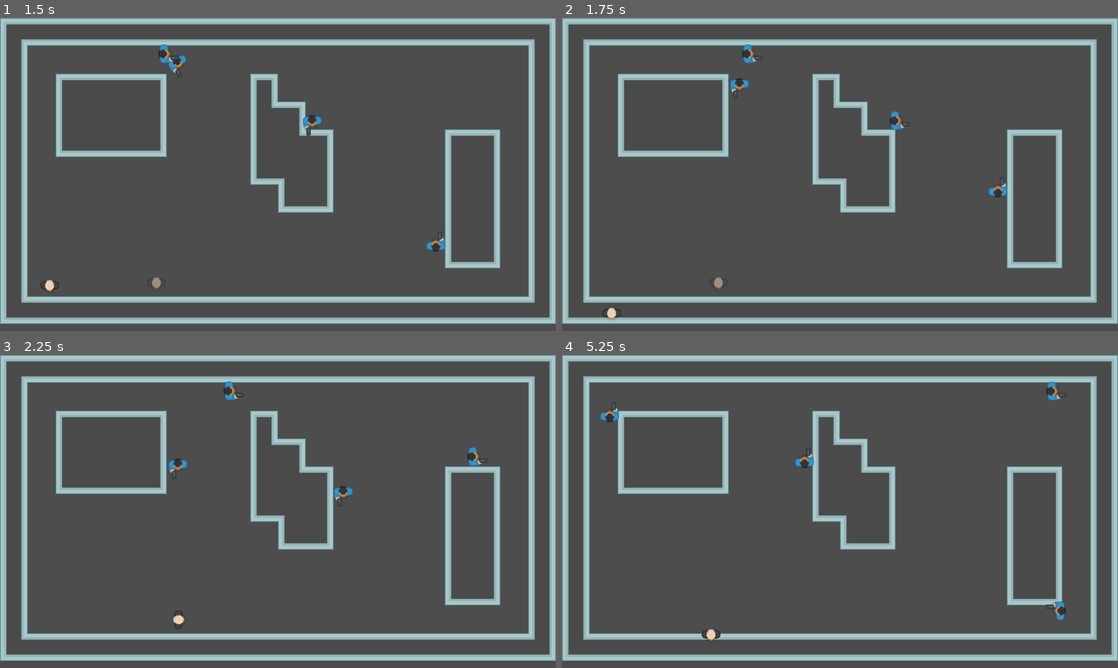
Above: before the commit, frames 1-4 (two rows, left to right).
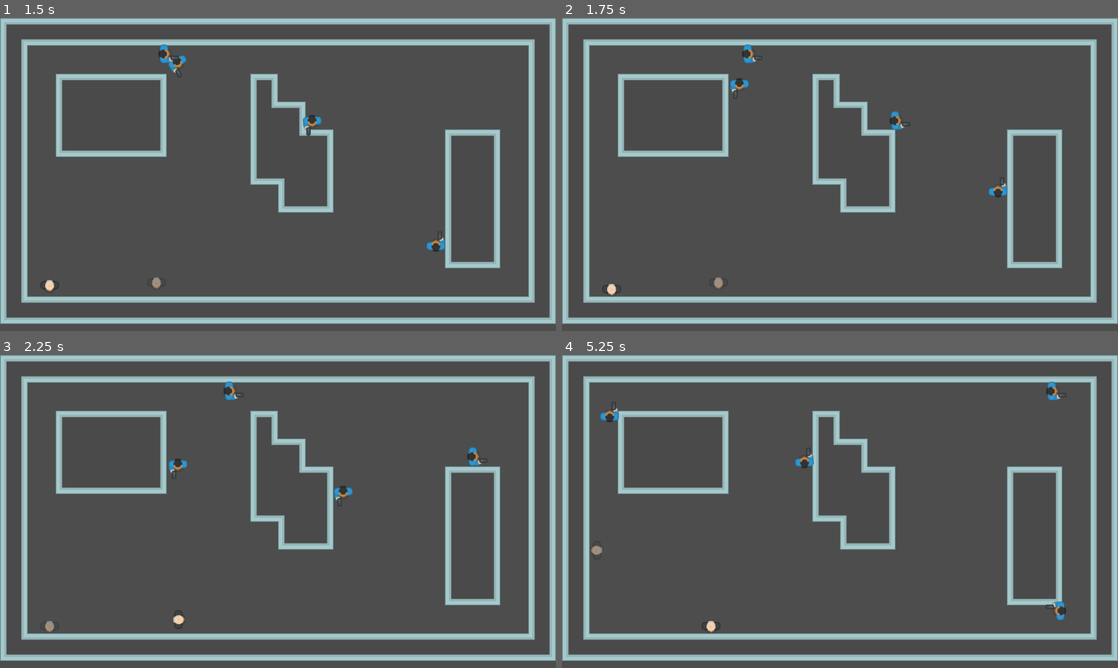
Above: after the commit, the same moments.

Repository: stesim/stammheim
Game: Godot game, scene res://sandbox.tscn
Two runs of this game, one before a commit and one after it. Both use one fixed random seed, a clock stepped at 60 frames per second and the inputs below.
Inputs:
- Up to frame 1 (1.5 s): hold D (move_right) 0.53-1.28 s; hold Tab (switch_character) 0.53-1.28 s; hold S (move_down) from 1.28 s (still down); tap Tab (switch_character) at 1.35 s
- Up to frame 2 (1.75 s): keep holding S (move_down)
- Up to frame 3 (2.25 s): release S (move_down) at 2.03 s; hold D (move_right) from 2.03 s (still down); hold Tab (switch_character) from 2.03 s (still down)
- Up to frame 4 (5.25 s): release D (move_right) at 2.78 s; release Tab (switch_character) at 2.78 s; hold W (move_up) 2.78-3.53 s; tap Tab (switch_character) at 2.85, 4.35 s; hold Tab (switch_character) 3.53-4.28 s; hold A (move_left) 3.53-5.03 s; hold S (move_down) from 5.03 s (still down); hold Tab (switch_character) from 5.03 s (still down)

Frame 1 is identical in both runs. In frame 2, 0.1% of the frame differs, in the area x 7-11%, y 84-97%; in frame 3, less than 0.1%; in frame 4, 0.2%, in the area x 5-29%, y 60-92%.

Commit message:
added collision to level tile set

Diff:
--- a/level_tile_set.tres
+++ b/level_tile_set.tres
@@ -9,16 +9,27 @@
 9:10/0 = 0
 9:10/0/terrain_set = 0
 9:10/0/terrain = 0
+9:10/0/physics_layer_0/linear_velocity = Vector2(0, 0)
+9:10/0/physics_layer_0/angular_velocity = 0.0
+9:10/0/physics_layer_0/polygon_0/points = PackedVector2Array(-32, -32, 32, -32, 32, -17, -17, -17, -17, 32, -32, 32)
+9:10/0/physics_layer_0/polygon_1/points = PackedVector2Array(17, 17, 17, 32, 32, 32, 32, 17)
 9:10/0/terrains_peering_bit/right_side = 0
 9:10/0/terrains_peering_bit/bottom_side = 0
 9:11/0 = 0
 9:11/0/terrain_set = 0
 9:11/0/terrain = 0
+9:11/0/physics_layer_0/linear_velocity = Vector2(0, 0)
+9:11/0/physics_layer_0/angular_velocity = 0.0
+9:11/0/physics_layer_0/polygon_0/points = PackedVector2Array(-32, 32, 32, 32, 32, 17, -17, 17, -17, -32, -32, -32)
+9:11/0/physics_layer_0/polygon_1/points = PackedVector2Array(17, -17, 17, -32, 32, -32, 32, -17)
 9:11/0/terrains_peering_bit/right_side = 0
 9:11/0/terrains_peering_bit/top_side = 0
 9:12/0 = 0
 9:12/0/terrain_set = 0
 9:12/0/terrain = 0
+9:12/0/physics_layer_0/linear_velocity = Vector2(0, 0)
+9:12/0/physics_layer_0/angular_velocity = 0.0
+9:12/0/physics_layer_0/polygon_0/points = PackedVector2Array(32, 17, 32, 32, 17, 32, 17, 17)
 9:12/0/terrains_peering_bit/right_side = 0
 9:12/0/terrains_peering_bit/bottom_side = 0
 9:12/0/terrains_peering_bit/bottom_left_corner = 0
@@ -29,6 +40,9 @@
 9:13/0 = 0
 9:13/0/terrain_set = 0
 9:13/0/terrain = 0
+9:13/0/physics_layer_0/linear_velocity = Vector2(0, 0)
+9:13/0/physics_layer_0/angular_velocity = 0.0
+9:13/0/physics_layer_0/polygon_0/points = PackedVector2Array(17, -32, 32, -32, 32, -17, 17, -17)
 9:13/0/terrains_peering_bit/right_side = 0
 9:13/0/terrains_peering_bit/bottom_right_corner = 0
 9:13/0/terrains_peering_bit/bottom_side = 0
@@ -39,6 +53,9 @@
 10:13/0 = 0
 10:13/0/terrain_set = 0
 10:13/0/terrain = 0
+10:13/0/physics_layer_0/linear_velocity = Vector2(0, 0)
+10:13/0/physics_layer_0/angular_velocity = 0.0
+10:13/0/physics_layer_0/polygon_0/points = PackedVector2Array(-32, -17, -32, -32, -17, -32, -17, -17)
 10:13/0/terrains_peering_bit/right_side = 0
 10:13/0/terrains_peering_bit/bottom_right_corner = 0
 10:13/0/terrains_peering_bit/bottom_side = 0
@@ -49,6 +66,10 @@
 11:14/0 = 0
 11:14/0/terrain_set = 0
 11:14/0/terrain = 0
+11:14/0/physics_layer_0/linear_velocity = Vector2(0, 0)
+11:14/0/physics_layer_0/angular_velocity = 0.0
+11:14/0/physics_layer_0/polygon_0/points = PackedVector2Array(32, -17, 32, -32, 17, -32, 17, -17)
+11:14/0/physics_layer_0/polygon_1/points = PackedVector2Array(-17, 32, -17, -32, -32, -32, -32, 32)
 11:14/0/terrains_peering_bit/right_side = 0
 11:14/0/terrains_peering_bit/bottom_right_corner = 0
 11:14/0/terrains_peering_bit/bottom_side = 0
@@ -56,6 +77,10 @@
 12:14/0 = 0
 12:14/0/terrain_set = 0
 12:14/0/terrain = 0
+12:14/0/physics_layer_0/linear_velocity = Vector2(0, 0)
+12:14/0/physics_layer_0/angular_velocity = 0.0
+12:14/0/physics_layer_0/polygon_0/points = PackedVector2Array(-32, -17, -32, -32, -17, -32, -17, -17)
+12:14/0/physics_layer_0/polygon_1/points = PackedVector2Array(17, 32, 17, -32, 32, -32, 32, 32)
 12:14/0/terrains_peering_bit/bottom_side = 0
 12:14/0/terrains_peering_bit/bottom_left_corner = 0
 12:14/0/terrains_peering_bit/left_side = 0
@@ -63,6 +88,10 @@
 13:15/0 = 0
 13:15/0/terrain_set = 0
 13:15/0/terrain = 0
+13:15/0/physics_layer_0/linear_velocity = Vector2(0, 0)
+13:15/0/physics_layer_0/angular_velocity = 0.0
+13:15/0/physics_layer_0/polygon_0/points = PackedVector2Array(-17, -32, -32, -32, -32, -17, -17, -17)
+13:15/0/physics_layer_0/polygon_1/points = PackedVector2Array(32, 17, -32, 17, -32, 32, 32, 32)
 13:15/0/terrains_peering_bit/right_side = 0
 13:15/0/terrains_peering_bit/left_side = 0
 13:15/0/terrains_peering_bit/top_side = 0
@@ -70,6 +99,10 @@
 14:15/0 = 0
 14:15/0/terrain_set = 0
 14:15/0/terrain = 0
+14:15/0/physics_layer_0/linear_velocity = Vector2(0, 0)
+14:15/0/physics_layer_0/angular_velocity = 0.0
+14:15/0/physics_layer_0/polygon_0/points = PackedVector2Array(17, -32, 32, -32, 32, -17, 17, -17)
+14:15/0/physics_layer_0/polygon_1/points = PackedVector2Array(-32, 17, 32, 17, 32, 32, -32, 32)
 14:15/0/terrains_peering_bit/right_side = 0
 14:15/0/terrains_peering_bit/left_side = 0
 14:15/0/terrains_peering_bit/top_left_corner = 0
@@ -77,6 +110,10 @@
 15:15/0 = 0
 15:15/0/terrain_set = 0
 15:15/0/terrain = 0
+15:15/0/physics_layer_0/linear_velocity = Vector2(0, 0)
+15:15/0/physics_layer_0/angular_velocity = 0.0
+15:15/0/physics_layer_0/polygon_0/points = PackedVector2Array(-17, -32, -32, -32, -32, -17, -17, -17)
+15:15/0/physics_layer_0/polygon_1/points = PackedVector2Array(32, 17, 17, 17, 17, 32, 32, 32)
 15:15/0/terrains_peering_bit/right_side = 0
 15:15/0/terrains_peering_bit/bottom_side = 0
 15:15/0/terrains_peering_bit/bottom_left_corner = 0
@@ -86,6 +123,10 @@
 12:15/0 = 0
 12:15/0/terrain_set = 0
 12:15/0/terrain = 0
+12:15/0/physics_layer_0/linear_velocity = Vector2(0, 0)
+12:15/0/physics_layer_0/angular_velocity = 0.0
+12:15/0/physics_layer_0/polygon_0/points = PackedVector2Array(-32, 17, -32, 32, -17, 32, -17, 17)
+12:15/0/physics_layer_0/polygon_1/points = PackedVector2Array(17, -32, 17, 32, 32, 32, 32, -32)
 12:15/0/terrains_peering_bit/bottom_side = 0
 12:15/0/terrains_peering_bit/left_side = 0
 12:15/0/terrains_peering_bit/top_left_corner = 0
@@ -93,6 +134,10 @@
 11:15/0 = 0
 11:15/0/terrain_set = 0
 11:15/0/terrain = 0
+11:15/0/physics_layer_0/linear_velocity = Vector2(0, 0)
+11:15/0/physics_layer_0/angular_velocity = 0.0
+11:15/0/physics_layer_0/polygon_0/points = PackedVector2Array(32, 17, 32, 32, 17, 32, 17, 17)
+11:15/0/physics_layer_0/polygon_1/points = PackedVector2Array(-17, -32, -17, 32, -32, 32, -32, -32)
 11:15/0/terrains_peering_bit/right_side = 0
 11:15/0/terrains_peering_bit/bottom_side = 0
 11:15/0/terrains_peering_bit/top_side = 0
@@ -100,6 +145,11 @@
 10:15/0 = 0
 10:15/0/terrain_set = 0
 10:15/0/terrain = 0
+10:15/0/physics_layer_0/linear_velocity = Vector2(0, 0)
+10:15/0/physics_layer_0/angular_velocity = 0.0
+10:15/0/physics_layer_0/polygon_0/points = PackedVector2Array(17, 32, 32, 32, 32, 17, 17, 17)
+10:15/0/physics_layer_0/polygon_1/points = PackedVector2Array(17, -17, 32, -17, 32, -32, 17, -32)
+10:15/0/physics_layer_0/polygon_2/points = PackedVector2Array(-17, 32, -17, 17, -32, 17, -32, 32)
 10:15/0/terrains_peering_bit/right_side = 0
 10:15/0/terrains_peering_bit/bottom_side = 0
 10:15/0/terrains_peering_bit/left_side = 0
@@ -108,6 +158,11 @@
 9:15/0 = 0
 9:15/0/terrain_set = 0
 9:15/0/terrain = 0
+9:15/0/physics_layer_0/linear_velocity = Vector2(0, 0)
+9:15/0/physics_layer_0/angular_velocity = 0.0
+9:15/0/physics_layer_0/polygon_0/points = PackedVector2Array(-32, 17, -32, 32, -17, 32, -17, 17)
+9:15/0/physics_layer_0/polygon_1/points = PackedVector2Array(17, 17, 17, 32, 32, 32, 32, 17)
+9:15/0/physics_layer_0/polygon_2/points = PackedVector2Array(-32, -17, -17, -17, -17, -32, -32, -32)
 9:15/0/terrains_peering_bit/right_side = 0
 9:15/0/terrains_peering_bit/bottom_side = 0
 9:15/0/terrains_peering_bit/left_side = 0
@@ -116,6 +171,11 @@
 9:14/0 = 0
 9:14/0/terrain_set = 0
 9:14/0/terrain = 0
+9:14/0/physics_layer_0/linear_velocity = Vector2(0, 0)
+9:14/0/physics_layer_0/angular_velocity = 0.0
+9:14/0/physics_layer_0/polygon_0/points = PackedVector2Array(-17, -32, -32, -32, -32, -17, -17, -17)
+9:14/0/physics_layer_0/polygon_1/points = PackedVector2Array(-17, 17, -32, 17, -32, 32, -17, 32)
+9:14/0/physics_layer_0/polygon_2/points = PackedVector2Array(17, -32, 17, -17, 32, -17, 32, -32)
 9:14/0/terrains_peering_bit/right_side = 0
 9:14/0/terrains_peering_bit/bottom_right_corner = 0
 9:14/0/terrains_peering_bit/bottom_side = 0
@@ -124,6 +184,11 @@
 10:14/0 = 0
 10:14/0/terrain_set = 0
 10:14/0/terrain = 0
+10:14/0/physics_layer_0/linear_velocity = Vector2(0, 0)
+10:14/0/physics_layer_0/angular_velocity = 0.0
+10:14/0/physics_layer_0/polygon_0/points = PackedVector2Array(32, -17, 32, -32, 17, -32, 17, -17)
+10:14/0/physics_layer_0/polygon_1/points = PackedVector2Array(-17, -17, -17, -32, -32, -32, -32, -17)
+10:14/0/physics_layer_0/polygon_2/points = PackedVector2Array(32, 17, 17, 17, 17, 32, 32, 32)
 10:14/0/terrains_peering_bit/right_side = 0
 10:14/0/terrains_peering_bit/bottom_side = 0
 10:14/0/terrains_peering_bit/bottom_left_corner = 0
@@ -132,6 +197,9 @@
 10:12/0 = 0
 10:12/0/terrain_set = 0
 10:12/0/terrain = 0
+10:12/0/physics_layer_0/linear_velocity = Vector2(0, 0)
+10:12/0/physics_layer_0/angular_velocity = 0.0
+10:12/0/physics_layer_0/polygon_0/points = PackedVector2Array(-17, 32, -32, 32, -32, 17, -17, 17)
 10:12/0/terrains_peering_bit/right_side = 0
 10:12/0/terrains_peering_bit/bottom_right_corner = 0
 10:12/0/terrains_peering_bit/bottom_side = 0
@@ -142,65 +210,111 @@
 10:11/0 = 0
 10:11/0/terrain_set = 0
 10:11/0/terrain = 0
+10:11/0/physics_layer_0/linear_velocity = Vector2(0, 0)
+10:11/0/physics_layer_0/angular_velocity = 0.0
+10:11/0/physics_layer_0/polygon_0/points = PackedVector2Array(32, 32, -32, 32, -32, 17, 17, 17, 17, -32, 32, -32)
+10:11/0/physics_layer_0/polygon_1/points = PackedVector2Array(-17, -17, -17, -32, -32, -32, -32, -17)
 10:11/0/terrains_peering_bit/left_side = 0
 10:11/0/terrains_peering_bit/top_side = 0
 10:10/0 = 0
 10:10/0/terrain_set = 0
 10:10/0/terrain = 0
+10:10/0/physics_layer_0/linear_velocity = Vector2(0, 0)
+10:10/0/physics_layer_0/angular_velocity = 0.0
+10:10/0/physics_layer_0/polygon_0/points = PackedVector2Array(32, -32, -32, -32, -32, -17, 17, -17, 17, 32, 32, 32)
+10:10/0/physics_layer_0/polygon_1/points = PackedVector2Array(-17, 17, -17, 32, -32, 32, -32, 17)
 10:10/0/terrains_peering_bit/bottom_side = 0
 10:10/0/terrains_peering_bit/left_side = 0
 11:10/0 = 0
 11:10/0/terrain_set = 0
 11:10/0/terrain = 0
+11:10/0/physics_layer_0/linear_velocity = Vector2(0, 0)
+11:10/0/physics_layer_0/angular_velocity = 0.0
+11:10/0/physics_layer_0/polygon_0/points = PackedVector2Array(-32, -32, 32, -32, 32, -17, -32, -17)
+11:10/0/physics_layer_0/polygon_1/points = PackedVector2Array(-32, 17, -32, 32, 32, 32, 32, 17)
 11:10/0/terrains_peering_bit/right_side = 0
 11:10/0/terrains_peering_bit/left_side = 0
 12:10/0 = 0
 12:10/0/terrain_set = 0
 12:10/0/terrain = 0
+12:10/0/physics_layer_0/linear_velocity = Vector2(0, 0)
+12:10/0/physics_layer_0/angular_velocity = 0.0
+12:10/0/physics_layer_0/polygon_0/points = PackedVector2Array(-32, -32, 32, -32, 32, -17, -32, -17)
+12:10/0/physics_layer_0/polygon_1/points = PackedVector2Array(17, 17, 17, 32, 32, 32, 32, 17)
+12:10/0/physics_layer_0/polygon_2/points = PackedVector2Array(-32, 17, -17, 17, -17, 32, -32, 32)
 12:10/0/terrains_peering_bit/right_side = 0
 12:10/0/terrains_peering_bit/bottom_side = 0
 12:10/0/terrains_peering_bit/left_side = 0
 13:10/0 = 0
 13:10/0/terrain_set = 0
 13:10/0/terrain = 0
+13:10/0/physics_layer_0/linear_velocity = Vector2(0, 0)
+13:10/0/physics_layer_0/angular_velocity = 0.0
+13:10/0/physics_layer_0/polygon_0/points = PackedVector2Array(32, 32, -32, 32, -32, 17, 32, 17)
+13:10/0/physics_layer_0/polygon_1/points = PackedVector2Array(-17, -17, -17, -32, -32, -32, -32, -17)
+13:10/0/physics_layer_0/polygon_2/points = PackedVector2Array(32, -17, 17, -17, 17, -32, 32, -32)
 13:10/0/terrains_peering_bit/right_side = 0
 13:10/0/terrains_peering_bit/left_side = 0
 13:10/0/terrains_peering_bit/top_side = 0
 14:10/0 = 0
 14:10/0/terrain_set = 0
 14:10/0/terrain = 0
+14:10/0/physics_layer_0/linear_velocity = Vector2(0, 0)
+14:10/0/physics_layer_0/angular_velocity = 0.0
+14:10/0/physics_layer_0/polygon_0/points = PackedVector2Array(32, -32, 32, 32, -32, 32, -32, 17, 17, 17, 17, -17, -32, -17, -32, -32)
 14:10/0/terrains_peering_bit/left_side = 0
 15:10/0 = 0
 15:10/0/terrain_set = 0
 15:10/0/terrain = 0
+15:10/0/physics_layer_0/linear_velocity = Vector2(0, 0)
+15:10/0/physics_layer_0/angular_velocity = 0.0
+15:10/0/physics_layer_0/polygon_0/points = PackedVector2Array(32, 32, -32, 32, -32, -32, -17, -32, -17, 17, 17, 17, 17, -32, 32, -32)
 15:10/0/terrains_peering_bit/top_side = 0
 16:10/0 = 0
 16:10/0/terrain_set = 0
 16:10/0/terrain = 0
+16:10/0/physics_layer_0/linear_velocity = Vector2(0, 0)
+16:10/0/physics_layer_0/angular_velocity = 0.0
+16:10/0/physics_layer_0/polygon_0/points = PackedVector2Array(-32, -32, 32, -32, 32, -17, -17, -17, -17, 32, -32, 32)
 16:10/0/terrains_peering_bit/right_side = 0
 16:10/0/terrains_peering_bit/bottom_right_corner = 0
 16:10/0/terrains_peering_bit/bottom_side = 0
 17:10/0 = 0
 17:10/0/terrain_set = 0
 17:10/0/terrain = 0
+17:10/0/physics_layer_0/linear_velocity = Vector2(0, 0)
+17:10/0/physics_layer_0/angular_velocity = 0.0
+17:10/0/physics_layer_0/polygon_0/points = PackedVector2Array(32, -32, 32, 32, 17, 32, 17, -17, -32, -17, -32, -32)
 17:10/0/terrains_peering_bit/bottom_side = 0
 17:10/0/terrains_peering_bit/bottom_left_corner = 0
 17:10/0/terrains_peering_bit/left_side = 0
 17:11/0 = 0
 17:11/0/terrain_set = 0
 17:11/0/terrain = 0
+17:11/0/physics_layer_0/linear_velocity = Vector2(0, 0)
+17:11/0/physics_layer_0/angular_velocity = 0.0
+17:11/0/physics_layer_0/polygon_0/points = PackedVector2Array(32, 32, -32, 32, -32, 17, 17, 17, 17, -32, 32, -32)
 17:11/0/terrains_peering_bit/left_side = 0
 17:11/0/terrains_peering_bit/top_left_corner = 0
 17:11/0/terrains_peering_bit/top_side = 0
 16:11/0 = 0
 16:11/0/terrain_set = 0
 16:11/0/terrain = 0
+16:11/0/physics_layer_0/linear_velocity = Vector2(0, 0)
+16:11/0/physics_layer_0/angular_velocity = 0.0
+16:11/0/physics_layer_0/polygon_0/points = PackedVector2Array(-32, 32, -32, -32, -17, -32, -17, 17, 32, 17, 32, 32)
 16:11/0/terrains_peering_bit/right_side = 0
 16:11/0/terrains_peering_bit/top_side = 0
 16:11/0/terrains_peering_bit/top_right_corner = 0
 16:12/0 = 0
 16:12/0/terrain_set = 0
 16:12/0/terrain = 0
+16:12/0/physics_layer_0/linear_velocity = Vector2(0, 0)
+16:12/0/physics_layer_0/angular_velocity = 0.0
+16:12/0/physics_layer_0/polygon_0/points = PackedVector2Array(-32, 17, -32, 32, -17, 32, -17, 17)
+16:12/0/physics_layer_0/polygon_1/points = PackedVector2Array(17, 17, 17, 32, 32, 32, 32, 17)
+16:12/0/physics_layer_0/polygon_2/points = PackedVector2Array(-32, -17, -17, -17, -17, -32, -32, -32)
+16:12/0/physics_layer_0/polygon_3/points = PackedVector2Array(17, -32, 17, -17, 32, -17, 32, -32)
 16:12/0/terrains_peering_bit/right_side = 0
 16:12/0/terrains_peering_bit/bottom_side = 0
 16:12/0/terrains_peering_bit/left_side = 0
@@ -208,6 +322,8 @@
 15:12/0 = 0
 15:12/0/terrain_set = 0
 15:12/0/terrain = 0
+15:12/0/physics_layer_0/linear_velocity = Vector2(0, 0)
+15:12/0/physics_layer_0/angular_velocity = 0.0
 15:12/0/terrains_peering_bit/right_side = 0
 15:12/0/terrains_peering_bit/bottom_right_corner = 0
 15:12/0/terrains_peering_bit/bottom_side = 0
@@ -219,31 +335,55 @@
 15:11/0 = 0
 15:11/0/terrain_set = 0
 15:11/0/terrain = 0
+15:11/0/physics_layer_0/linear_velocity = Vector2(0, 0)
+15:11/0/physics_layer_0/angular_velocity = 0.0
+15:11/0/physics_layer_0/polygon_0/points = PackedVector2Array(-32, 32, -32, -32, 32, -32, 32, -17, -17, -17, -17, 17, 32, 17, 32, 32)
 15:11/0/terrains_peering_bit/right_side = 0
 14:11/0 = 0
 14:11/0/terrain_set = 0
 14:11/0/terrain = 0
+14:11/0/physics_layer_0/linear_velocity = Vector2(0, 0)
+14:11/0/physics_layer_0/angular_velocity = 0.0
+14:11/0/physics_layer_0/polygon_0/points = PackedVector2Array(-32, -32, 32, -32, 32, 32, 17, 32, 17, -17, -17, -17, -17, 32, -32, 32)
 14:11/0/terrains_peering_bit/bottom_side = 0
 13:11/0 = 0
 13:11/0/terrain_set = 0
 13:11/0/terrain = 0
+13:11/0/physics_layer_0/linear_velocity = Vector2(0, 0)
+13:11/0/physics_layer_0/angular_velocity = 0.0
+13:11/0/physics_layer_0/polygon_0/points = PackedVector2Array(32, -32, 32, 32, 17, 32, 17, -32)
+13:11/0/physics_layer_0/polygon_1/points = PackedVector2Array(-17, 17, -32, 17, -32, 32, -17, 32)
+13:11/0/physics_layer_0/polygon_2/points = PackedVector2Array(-17, -32, -17, -17, -32, -17, -32, -32)
 13:11/0/terrains_peering_bit/bottom_side = 0
 13:11/0/terrains_peering_bit/left_side = 0
 13:11/0/terrains_peering_bit/top_side = 0
 12:11/0 = 0
 12:11/0/terrain_set = 0
 12:11/0/terrain = 0
+12:11/0/physics_layer_0/linear_velocity = Vector2(0, 0)
+12:11/0/physics_layer_0/angular_velocity = 0.0
+12:11/0/physics_layer_0/polygon_0/points = PackedVector2Array(-32, 32, -32, -32, -17, -32, -17, 32)
+12:11/0/physics_layer_0/polygon_1/points = PackedVector2Array(17, -17, 32, -17, 32, -32, 17, -32)
+12:11/0/physics_layer_0/polygon_2/points = PackedVector2Array(17, 32, 17, 17, 32, 17, 32, 32)
 12:11/0/terrains_peering_bit/right_side = 0
 12:11/0/terrains_peering_bit/bottom_side = 0
 12:11/0/terrains_peering_bit/top_side = 0
 11:11/0 = 0
 11:11/0/terrain_set = 0
 11:11/0/terrain = 0
+11:11/0/physics_layer_0/linear_velocity = Vector2(0, 0)
+11:11/0/physics_layer_0/angular_velocity = 0.0
+11:11/0/physics_layer_0/polygon_0/points = PackedVector2Array(32, -32, 32, 32, 17, 32, 17, -32)
+11:11/0/physics_layer_0/polygon_1/points = PackedVector2Array(-17, -32, -32, -32, -32, 32, -17, 32)
 11:11/0/terrains_peering_bit/bottom_side = 0
 11:11/0/terrains_peering_bit/top_side = 0
 11:12/0 = 0
 11:12/0/terrain_set = 0
 11:12/0/terrain = 0
+11:12/0/physics_layer_0/linear_velocity = Vector2(0, 0)
+11:12/0/physics_layer_0/angular_velocity = 0.0
+11:12/0/physics_layer_0/polygon_0/points = PackedVector2Array(32, 17, 32, 32, 17, 32, 17, 17)
+11:12/0/physics_layer_0/polygon_1/points = PackedVector2Array(-17, 17, -17, 32, -32, 32, -32, 17)
 11:12/0/terrains_peering_bit/right_side = 0
 11:12/0/terrains_peering_bit/bottom_side = 0
 11:12/0/terrains_peering_bit/left_side = 0
@@ -253,6 +393,10 @@
 12:12/0 = 0
 12:12/0/terrain_set = 0
 12:12/0/terrain = 0
+12:12/0/physics_layer_0/linear_velocity = Vector2(0, 0)
+12:12/0/physics_layer_0/angular_velocity = 0.0
+12:12/0/physics_layer_0/polygon_0/points = PackedVector2Array(32, -17, 32, -32, 17, -32, 17, -17)
+12:12/0/physics_layer_0/polygon_1/points = PackedVector2Array(-17, -17, -17, -32, -32, -32, -32, -17)
 12:12/0/terrains_peering_bit/right_side = 0
 12:12/0/terrains_peering_bit/bottom_right_corner = 0
 12:12/0/terrains_peering_bit/bottom_side = 0
@@ -262,6 +406,9 @@
 13:12/0 = 0
 13:12/0/terrain_set = 0
 13:12/0/terrain = 0
+13:12/0/physics_layer_0/linear_velocity = Vector2(0, 0)
+13:12/0/physics_layer_0/angular_velocity = 0.0
+13:12/0/physics_layer_0/polygon_0/points = PackedVector2Array(-17, -32, -32, -32, -32, 32, -17, 32)
 13:12/0/terrains_peering_bit/right_side = 0
 13:12/0/terrains_peering_bit/bottom_right_corner = 0
 13:12/0/terrains_peering_bit/bottom_side = 0
@@ -270,6 +417,9 @@
 14:12/0 = 0
 14:12/0/terrain_set = 0
 14:12/0/terrain = 0
+14:12/0/physics_layer_0/linear_velocity = Vector2(0, 0)
+14:12/0/physics_layer_0/angular_velocity = 0.0
+14:12/0/physics_layer_0/polygon_0/points = PackedVector2Array(17, 32, 32, 32, 32, -32, 17, -32)
 14:12/0/terrains_peering_bit/bottom_side = 0
 14:12/0/terrains_peering_bit/bottom_left_corner = 0
 14:12/0/terrains_peering_bit/left_side = 0
@@ -278,6 +428,9 @@
 14:13/0 = 0
 14:13/0/terrain_set = 0
 14:13/0/terrain = 0
+14:13/0/physics_layer_0/linear_velocity = Vector2(0, 0)
+14:13/0/physics_layer_0/angular_velocity = 0.0
+14:13/0/physics_layer_0/polygon_0/points = PackedVector2Array(32, 17, 32, 32, -32, 32, -32, 17)
 14:13/0/terrains_peering_bit/right_side = 0
 14:13/0/terrains_peering_bit/left_side = 0
 14:13/0/terrains_peering_bit/top_left_corner = 0
@@ -286,6 +439,9 @@
 13:13/0 = 0
 13:13/0/terrain_set = 0
 13:13/0/terrain = 0
+13:13/0/physics_layer_0/linear_velocity = Vector2(0, 0)
+13:13/0/physics_layer_0/angular_velocity = 0.0
+13:13/0/physics_layer_0/polygon_0/points = PackedVector2Array(32, -17, 32, -32, -32, -32, -32, -17)
 13:13/0/terrains_peering_bit/right_side = 0
 13:13/0/terrains_peering_bit/bottom_right_corner = 0
 13:13/0/terrains_peering_bit/bottom_side = 0
@@ -294,6 +450,10 @@
 12:13/0 = 0
 12:13/0/terrain_set = 0
 12:13/0/terrain = 0
+12:13/0/physics_layer_0/linear_velocity = Vector2(0, 0)
+12:13/0/physics_layer_0/angular_velocity = 0.0
+12:13/0/physics_layer_0/polygon_0/points = PackedVector2Array(-17, -32, -32, -32, -32, -17, -17, -17)
+12:13/0/physics_layer_0/polygon_1/points = PackedVector2Array(-17, 17, -32, 17, -32, 32, -17, 32)
 12:13/0/terrains_peering_bit/right_side = 0
 12:13/0/terrains_peering_bit/bottom_right_corner = 0
 12:13/0/terrains_peering_bit/bottom_side = 0
@@ -303,6 +463,10 @@
 11:13/0 = 0
 11:13/0/terrain_set = 0
 11:13/0/terrain = 0
+11:13/0/physics_layer_0/linear_velocity = Vector2(0, 0)
+11:13/0/physics_layer_0/angular_velocity = 0.0
+11:13/0/physics_layer_0/polygon_0/points = PackedVector2Array(17, -32, 32, -32, 32, -17, 17, -17)
+11:13/0/physics_layer_0/polygon_1/points = PackedVector2Array(17, 17, 32, 17, 32, 32, 17, 32)
 11:13/0/terrains_peering_bit/right_side = 0
 11:13/0/terrains_peering_bit/bottom_side = 0
 11:13/0/terrains_peering_bit/bottom_left_corner = 0
@@ -312,6 +476,10 @@
 13:14/0 = 0
 13:14/0/terrain_set = 0
 13:14/0/terrain = 0
+13:14/0/physics_layer_0/linear_velocity = Vector2(0, 0)
+13:14/0/physics_layer_0/angular_velocity = 0.0
+13:14/0/physics_layer_0/polygon_0/points = PackedVector2Array(-17, 32, -32, 32, -32, 17, -17, 17)
+13:14/0/physics_layer_0/polygon_1/points = PackedVector2Array(32, -17, -32, -17, -32, -32, 32, -32)
 13:14/0/terrains_peering_bit/right_side = 0
 13:14/0/terrains_peering_bit/bottom_right_corner = 0
 13:14/0/terrains_peering_bit/bottom_side = 0
@@ -319,6 +487,10 @@
 14:14/0 = 0
 14:14/0/terrain_set = 0
 14:14/0/terrain = 0
+14:14/0/physics_layer_0/linear_velocity = Vector2(0, 0)
+14:14/0/physics_layer_0/angular_velocity = 0.0
+14:14/0/physics_layer_0/polygon_0/points = PackedVector2Array(17, 32, 32, 32, 32, 17, 17, 17)
+14:14/0/physics_layer_0/polygon_1/points = PackedVector2Array(-32, -17, 32, -17, 32, -32, -32, -32)
 14:14/0/terrains_peering_bit/right_side = 0
 14:14/0/terrains_peering_bit/bottom_side = 0
 14:14/0/terrains_peering_bit/bottom_left_corner = 0
@@ -326,6 +498,10 @@
 15:14/0 = 0
 15:14/0/terrain_set = 0
 15:14/0/terrain = 0
+15:14/0/physics_layer_0/linear_velocity = Vector2(0, 0)
+15:14/0/physics_layer_0/angular_velocity = 0.0
+15:14/0/physics_layer_0/polygon_0/points = PackedVector2Array(-32, 17, -32, 32, -17, 32, -17, 17)
+15:14/0/physics_layer_0/polygon_1/points = PackedVector2Array(17, -32, 17, -17, 32, -17, 32, -32)
 15:14/0/terrains_peering_bit/right_side = 0
 15:14/0/terrains_peering_bit/bottom_right_corner = 0
 15:14/0/terrains_peering_bit/bottom_side = 0
@@ -335,9 +511,13 @@
 15:13/0 = 0
 15:13/0/terrain_set = 0
 15:13/0/terrain = 0
+15:13/0/physics_layer_0/linear_velocity = Vector2(0, 0)
+15:13/0/physics_layer_0/angular_velocity = 0.0
+15:13/0/physics_layer_0/polygon_0/points = PackedVector2Array(32, -32, 32, 32, -32, 32, -32, 17, 16.9706, 17, 17, -17, -17, -17, -17, 17, -32, 17, -32, -32)
 
 [resource]
 tile_size = Vector2i(64, 64)
+physics_layer_0/collision_layer = 1
 terrain_set_0/mode = 0
 terrain_set_0/terrain_0/name = "Terrain 0"
 terrain_set_0/terrain_0/color = Color(0.5, 0.34375, 0.25, 1)
